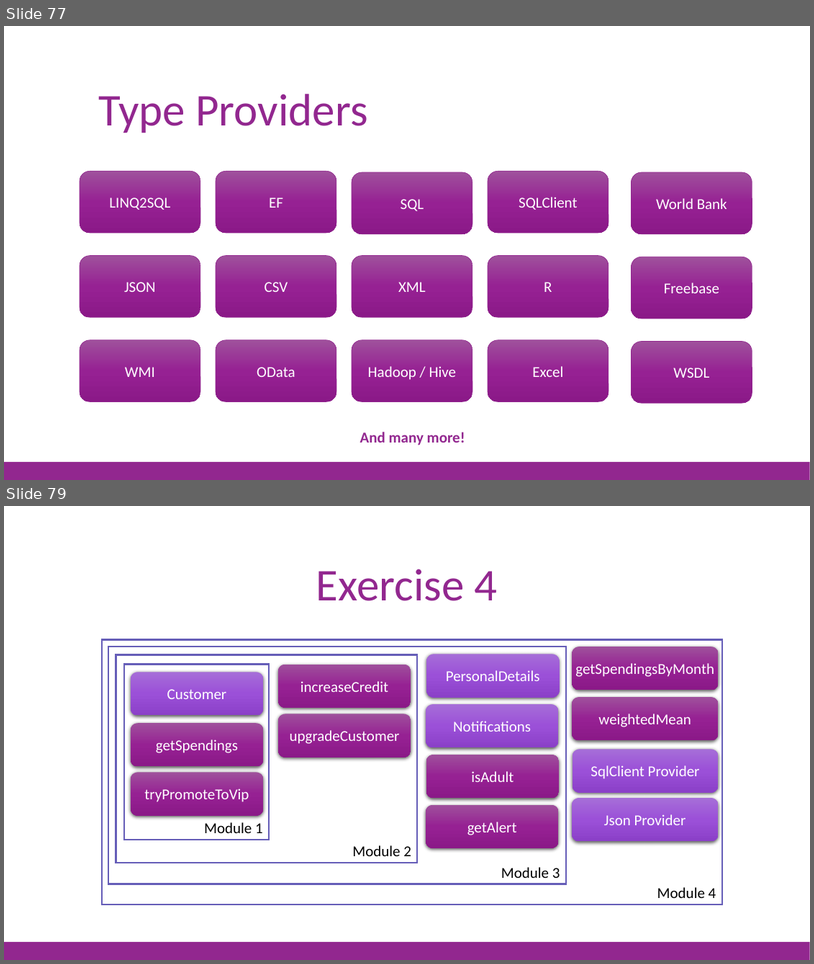
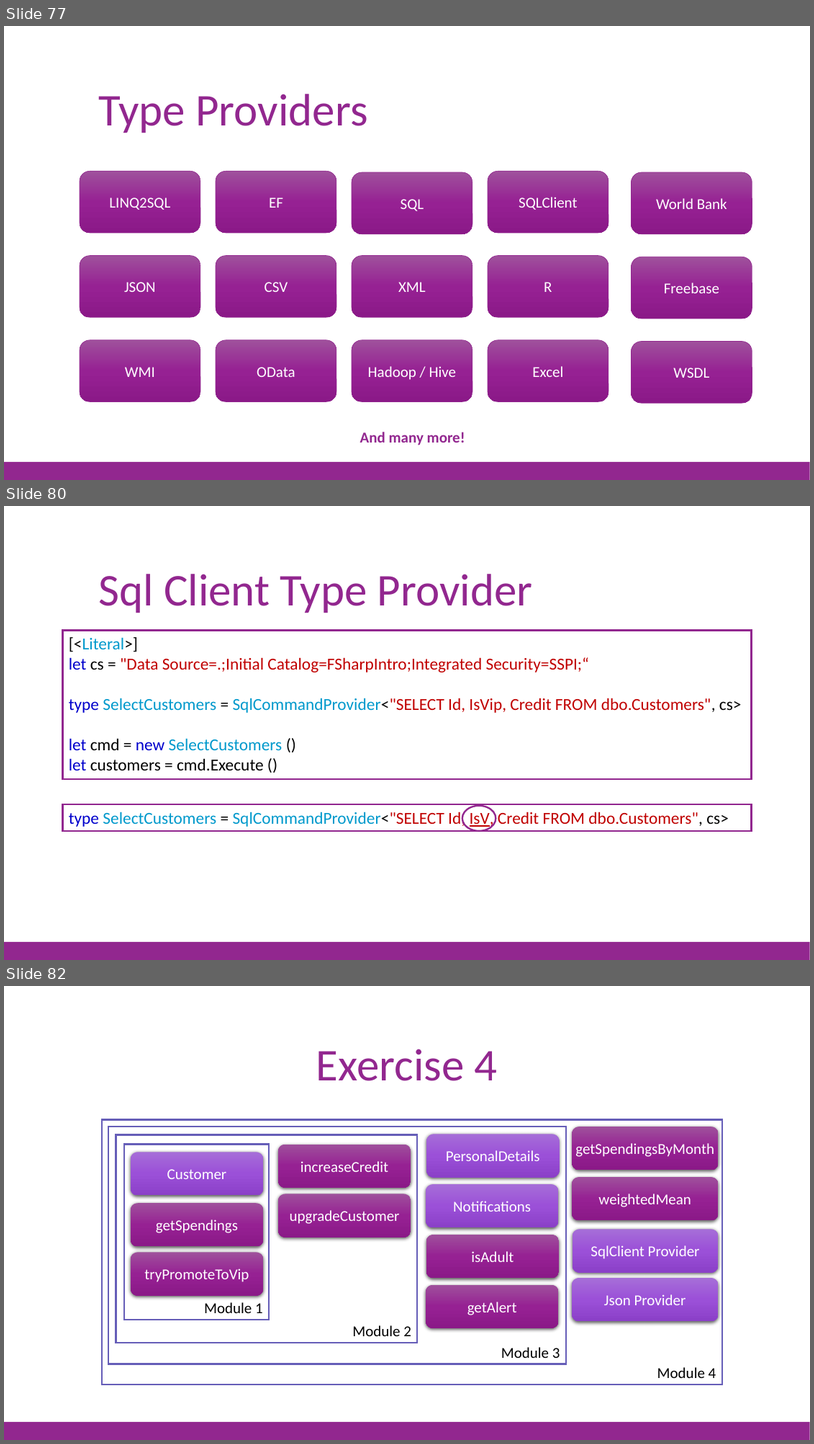
Before and after one commit to jorgef/fsharpworkshop, a slide deck: FSharpWorkshop_Slides.pptx. Shown one above the other, each under a label of ours: slides 77 and 79 before the commit, slides 77, 80 and 82 after it; the slides between them are not shown. The pictures are 814x964 and 814x1444 pixels, drawn with LibreOffice and Linux fonts; fonts in the diff are those of the drawing. Boxes give left, top, right and bottom in pixels: in the first picture for what was removed or moved away, otherwise in the second. Text is boxed around its words. In the diff, an @@ line names an element or a change of style, - is before the commit and + after.

```diff
--- a/FSharpWorkshop_Slides.pptx
+++ b/FSharpWorkshop_Slides.pptx
@@ slide 80 added at bbox=[4, 506, 810, 960], background #FFFFFF; not listed: 1 template element that a slide beside it also shows @@
@@ title added at bbox=[99, 574, 533, 613], 54 pt, text #92278F @@
+Sql Client Type Provider
@@ rectangle added at bbox=[63, 630, 751, 779], fill #FFFFFF, outline #92278F 2 pt, 20 pt, text #C00000 @@
+[<Literal>]
+let cs = "Data Source=.;Initial Catalog=FSharpIntro;Integrated Security=SSPI;“
+type SelectCustomers = SqlCommandProvider<"SELECT Id, IsVip, Credit FROM dbo.Customers", cs>
+let cmd = new SelectCustomers ()
+let customers = cmd.Execute ()
@@ rectangle added at bbox=[63, 804, 751, 831], fill #FFFFFF, outline #92278F 2 pt, 20 pt, text #C00000 @@
+type SelectCustomers = SqlCommandProvider<"SELECT Id, IsV, Credit FROM dbo.Customers", cs>
@@ ellipse added at bbox=[463, 806, 496, 831], outline #92278F 2 pt @@
@@ what was slide 79 is now slide 82 @@
```
Also in this commit, not shown: 9 slides changed, 3 other slides added, 1 other file.
